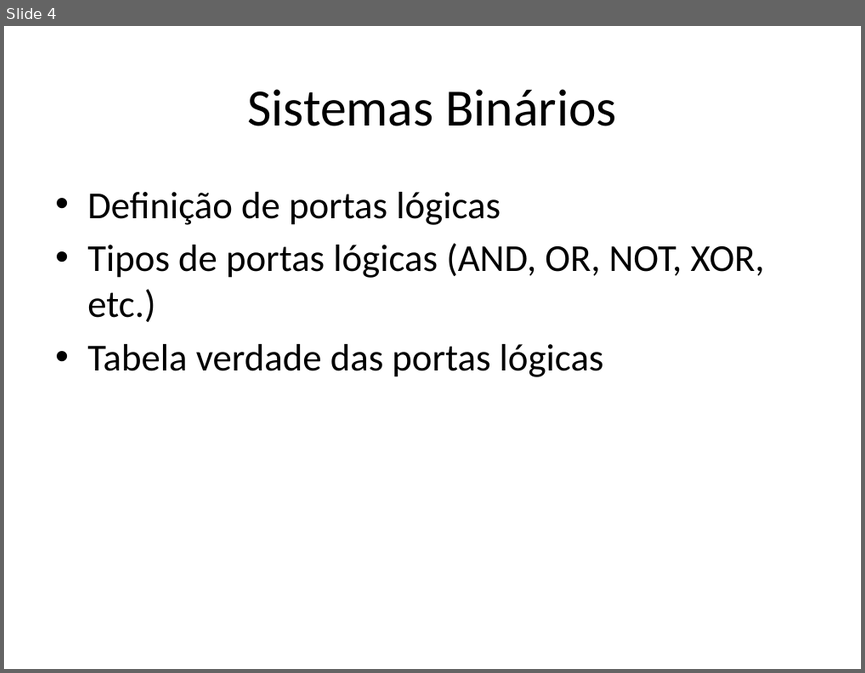
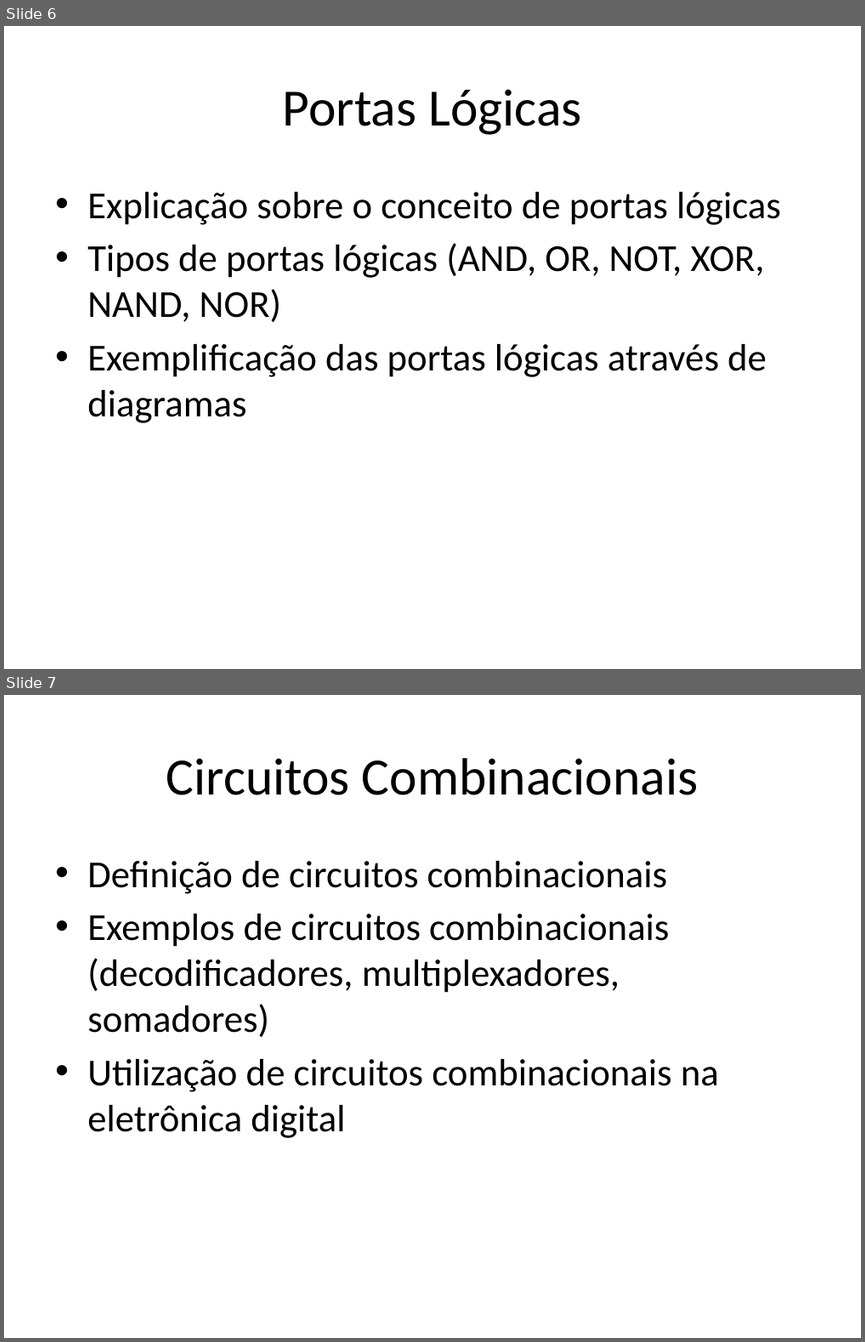
Before and after one commit to lcdlemos/EstagioNutes, a slide deck: IA/auto_apresentacao_IA.pptx. Shown one above the other, each under a label of ours: slide 4 before the commit, slides 6 and 7 after it. The pictures are 865x673 and 865x1342 pixels, drawn with LibreOffice and Linux fonts; fonts in the diff are those of the drawing. Boxes give left, top, right and bottom in pixels: in the first picture for what was removed or moved away, otherwise in the second. Text is boxed around its words. In the diff, an @@ line names an element or a change of style, - is before the commit and + after.

```diff
--- a/IA/auto_apresentacao_IA.pptx
+++ b/IA/auto_apresentacao_IA.pptx
@@ slide 7 added at [4,695,861,1338], background #FFFFFF @@
@@ title added at [166,758,698,795], 44 pt, text #000000 @@
+Circuitos Combinacionais
@@ text added at [87,861,719,1138], 32 pt, text #000000 @@
+• Definição de circuitos combinacionais
+• Exemplos de circuitos combinacionais (decodificadores, multiplexadores, somadores)
+• Utilização de circuitos combinacionais na eletrônica digital
@@ what was slide 4 is now slide 6 @@
@@ slide 6 changed as well @@
@@ title at [283,89,582,135]: text changed @@
-Sistemas Binários
+Portas Lógicas
@@ text at [87,192,781,423]: text changed @@
-• Definição de portas lógicas
-• Tipos de portas lógicas (AND, OR, NOT, XOR, etc.)
-• Tabela verdade das portas lógicas
+• Explicação sobre o conceito de portas lógicas
+• Tipos de portas lógicas (AND, OR, NOT, XOR, NAND, NOR)
+• Exemplificação das portas lógicas através de diagramas
```
Also in this commit, not shown: 4 other slides changed, 4 other slides added, 5 slides removed, 14 other files.
